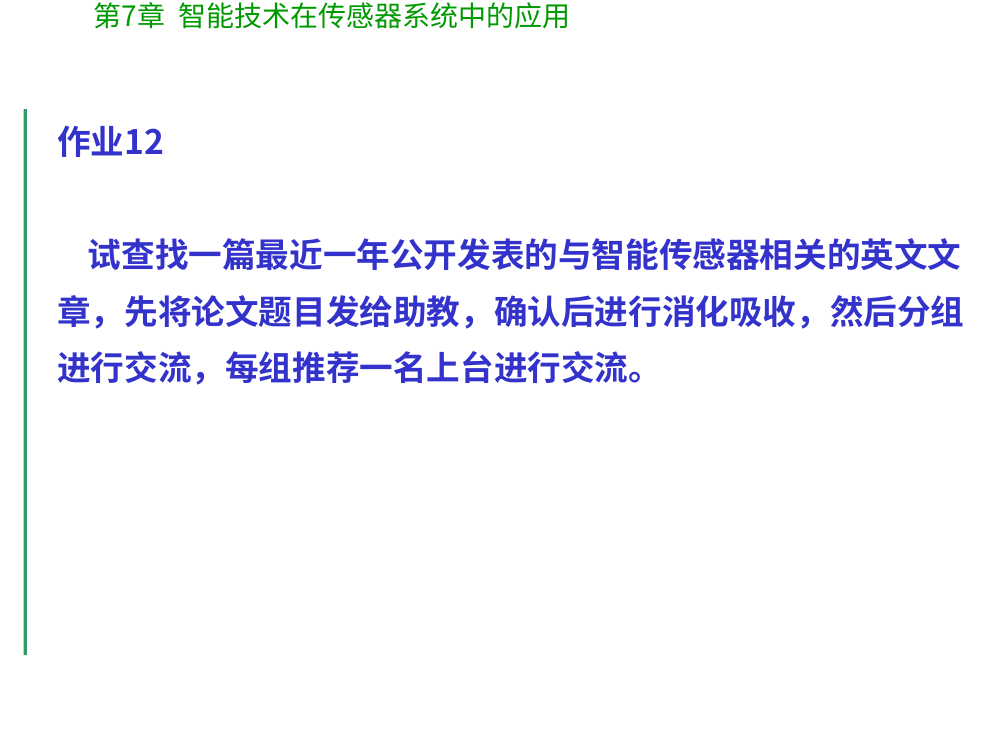
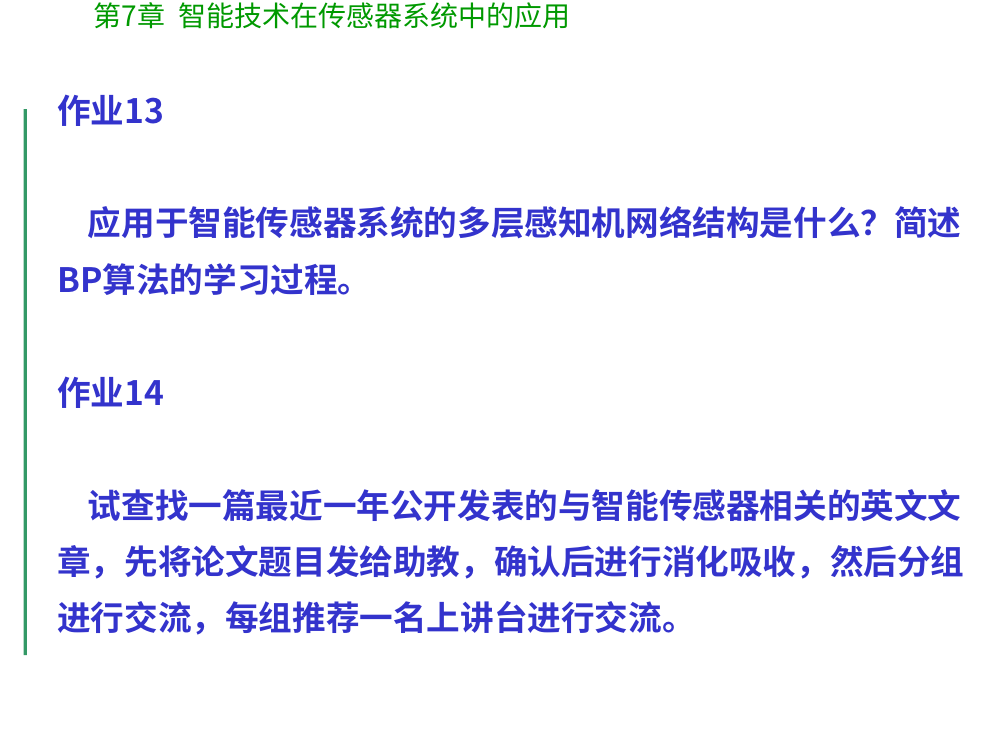
Before and after one commit to hellozhaihy/SmartSensor, a slide deck: slide 89 of PPTs/chapter07_1.pptx (slide 88 before the commit). Drawn at 1008x756 pixels with LibreOffice and Linux fonts; fonts in the diff are those of the drawing; background and template pictures are left out. Boxes give left, top, right and bottom in pixels: in the first picture for what was removed or moved away, otherwise in the second. Text is boxed around its words. In the diff, an @@ line names an element or a change of style, - is before the commit and + after.

```diff
--- a/PPTs/chapter07_1.pptx
+++ b/PPTs/chapter07_1.pptx
@@ text at [57, 94, 964, 635]: text changed @@
-作业12
-试查找一篇最近一年公开发表的与智能传感器相关的英文文章，先将论文题目发给助教，确认后进行消化吸收，然后分组进行交流，每组推荐一名上台进行交流。
+作业13
+应用于智能传感器系统的多层感知机网络结构是什么？简述BP算法的学习过程。
+作业14
+试查找一篇最近一年公开发表的与智能传感器相关的英文文章，先将论文题目发给助教，确认后进行消化吸收，然后分组进行交流，每组推荐一名上讲台进行交流。
```
Also in this commit, not shown: 1 slide added, 3 other files.
